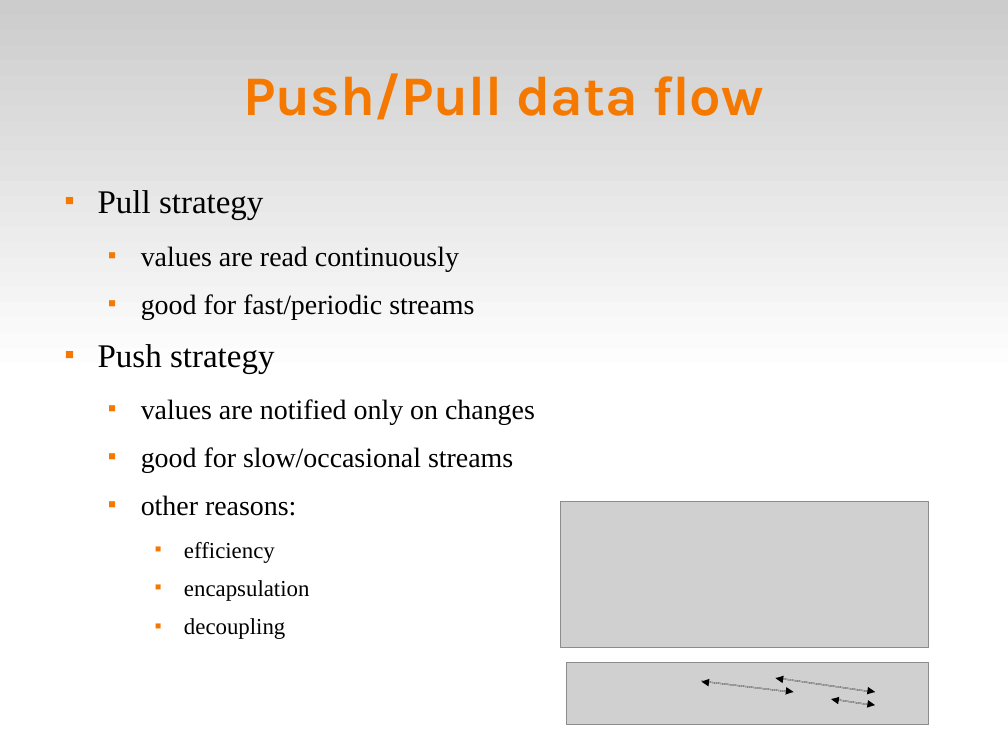
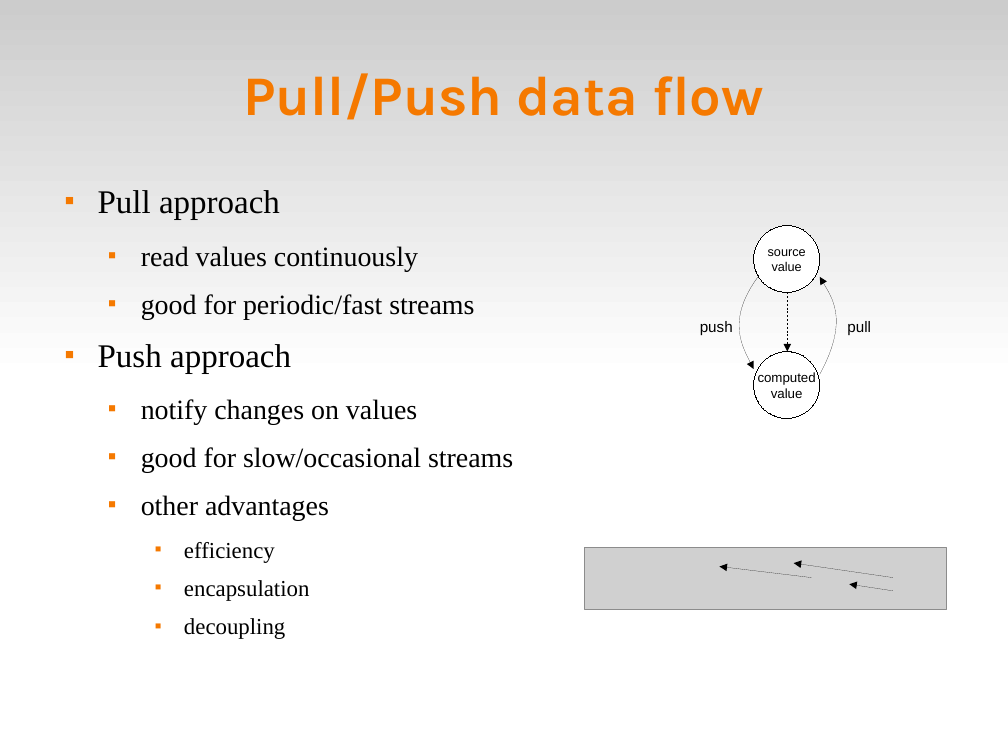
Before and after one commit to fsantanna-no/ceu-docs, a slide deck: slide 10 of ceu_curryon.odp. Drawn at 1008x756 pixels with LibreOffice and Linux fonts; fonts in the diff are those of the drawing; grey boxes stand for pictures. Boxes give left, top, right and bottom in pixels: in the first picture for what was removed or moved away, otherwise in the second. Text is boxed around its words. In the diff, an @@ line names an element or a change of style, - is before the commit and + after.

```diff
--- a/ceu_curryon.odp
+++ b/ceu_curryon.odp
@@ title at [243,73,763,120]: text changed @@
-Push/Pull data flow
+Pull/Push data flow
@@ text at [98,190,474,425]: text changed @@
-■ Pull strategy
-  ■ values are read continuously
-  ■ good for fast/periodic streams
-■ Push strategy
-  ■ values are notified only on changes
+■ Pull approach
+  ■ read values continuously
+  ■ good for periodic/fast streams
+■ Push approach
+  ■ notify changes on values
@@ ellipse added at [754,226,820,293], fill #FFFFFF, outline #000000 0 pt, 10 pt, text #000000 @@
+source
+value
@@ freeform shape added at [743,277,758,369], outline #000000 0 pt @@
@@ arrow added from (788, 293) to (788, 351), #000000 0 pt @@
@@ freeform shape added at [820,277,834,375], outline #000000 0 pt @@
@@ text added at [700,321,733,335], 12 pt, text #000000 @@
+push
@@ text added at [847,321,871,335], 12 pt, text #000000 @@
+pull
@@ ellipse added at [754,351,820,418], fill #FFFFFF, outline #000000 0 pt, 10.5 pt, text #000000 @@
+computed
+value
@@ text at [141,495,329,521]: text changed @@
-  ■ other reasons:
+  ■ other advantages
@@ picture: place and size @@
-picture at [561,501,929,648]
+picture at [585,548,948,610]
@@ 3 arrows: place and size @@
-3 arrows at [702,678,875,705]
+3 arrows at [720,563,894,591]
@@ arrow (894, 578) - (794, 563): arrowheads changed @@
@@ arrow (894, 591) - (850, 584): arrowheads changed @@
@@ picture removed at [567,663,929,725] @@
@@ arrow removed from (702, 681) to (794, 692) @@
@@ arrow removed from (875, 693) to (776, 679) @@
@@ arrow removed from (875, 706) to (831, 700) @@
```
Also in this commit, not shown: 1 other slide changed, 1 slide added, 1 slide removed, 2 other files.
